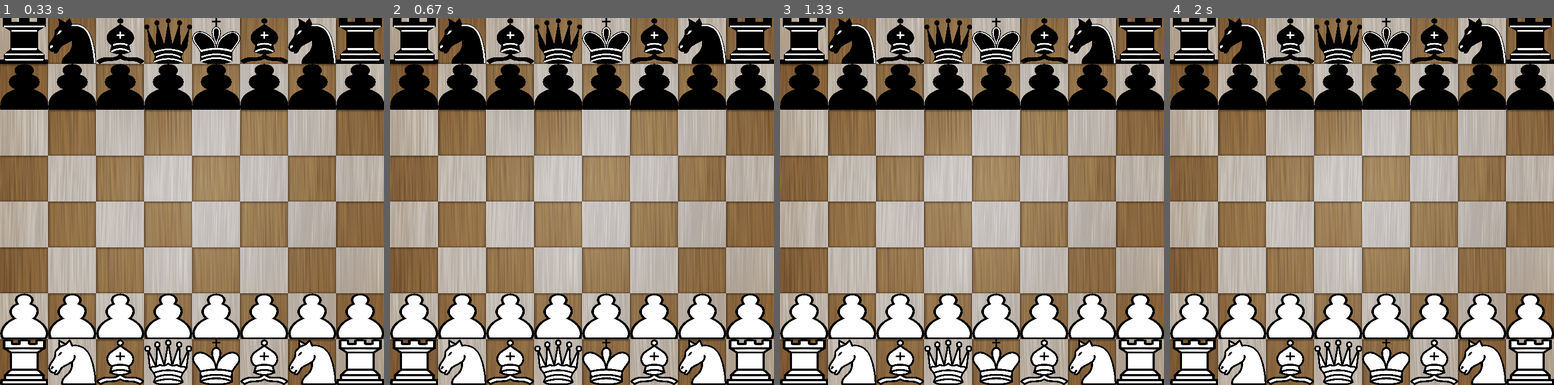
Above: before the commit, frames 1-4 (left to right).
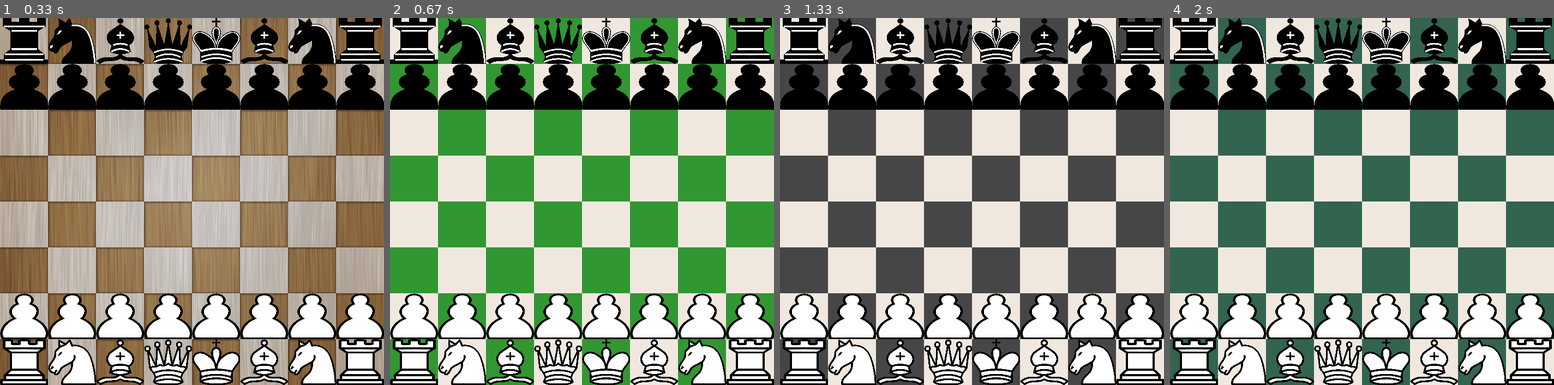
Above: after the commit, the same moments.

Repository: davidcoh464/Chess-pygame
Game: pygame game, started from chess_gui.py
The game is run twice, just before and just after one commit, with the same random seed, the same clock (stepped at 60 frames per second) and the same inputs.
Inputs:
- Up to frame 1 (0.33 s): no input
- Up to frame 2 (0.67 s): tap 1 at 0.33 s
- Up to frame 3 (1.33 s): tap 0 at 0.67 s; tap 2 at 1.1 s
- Up to frame 4 (2 s): tap 3 at 1.7 s

Frame 1 is identical in both runs. In frame 2, 69% of the frame differs, in the area x 0-100%, y 0-100%; in frame 3, 69%; in frame 4, 69%.

Commit message:
add ability for levels (-,+), and ability to change the board color (0-9)

Diff:
--- a/chess_gui.py
+++ b/chess_gui.py
@@ -10,6 +10,19 @@
 BOARD = pg.transform.scale(pg.image.load(os.path.join("Assets", "board.png")), (WIN_WIDTH, WIN_HEIGHT))
 FONT = pg.font.SysFont("Helvitca", 90, bold=True)
 PIECE_IMAGE = {}
+
+KEY_COLOR_MAPPING = {
+    pg.K_0: "image",
+    pg.K_1: LIME_GREEN,
+    pg.K_2: DARK_GRAY,
+    pg.K_3: GREEN_GRAY,
+    pg.K_4: BLUE_GRAY,
+    pg.K_5: RED,
+    pg.K_6: BROWN,
+    pg.K_7: OLIVE,
+    pg.K_8: DARK_PURPLE,
+    pg.K_9: ORANGE
+}
 
 
 def load_screen():
@@ -58,19 +71,30 @@
         valid_moves (List[Tuple[int, int]]): List of coordinates (row, col) representing valid moves.
     """
     surface = pg.Surface(SQ_SIZE)
-    surface.set_alpha(60)
+    surface.set_alpha(120)
     surface.fill(GREEN)
     for move in valid_moves:
         WIN.blit(surface, (move[1] * SQ_SIZE[0], move[0] * SQ_SIZE[1]))
 
 
-def draw_window(chess_engine: ChessEngine):
+def draw_board(selected_color: tuple | str):
+    if selected_color == "image":
+        WIN.blit(BOARD, (0, 0))
+    else:
+        for r in range(DIMENSION):
+            for c in range(DIMENSION):
+                square_color = selected_color if (r+c) % 2 == 1 else WHITE
+                pg.draw.rect(WIN, square_color, pg.Rect(c * SQ_SIZE[0], r * SQ_SIZE[1], SQ_SIZE[0], SQ_SIZE[1]))
+
+
+def draw_window(chess_engine: ChessEngine, selected_color: tuple | str):
     """
     Draw the entire game window, including the chessboard and pieces.
     Args:
         chess_engine (ChessEngine): The instance of the ChessEngine class representing the game state.
+        selected_color (tuple | str): the board color
     """
-    WIN.blit(BOARD, (0, 0))
+    draw_board(selected_color)
     if chess_engine.selected_square != ():
         highlight_selected_square(chess_engine.selected_square)
         if chess_engine.available_moves:
@@ -105,6 +129,7 @@
 
     is_check = False
     game_check_time = 0
+    selected_color = KEY_COLOR_MAPPING.get(pg.K_0)
 
     while run:
         clock.tick(FPS)
@@ -121,6 +146,19 @@
             elif event.type == pg.KEYDOWN:
                 if event.key == pg.K_q:
                     chess_engine.undo_move()
+
+                elif event.key == pg.K_EQUALS:
+                    depth = chess_engine.increase_depth()
+                    draw_text(f"{depth}")
+
+                elif event.key == pg.K_MINUS:
+                    depth = chess_engine.decrease_depth()
+                    draw_text(f"{depth}")
+
+                elif event.key in KEY_COLOR_MAPPING:
+                    selected_color = KEY_COLOR_MAPPING[event.key]
+                    chess_engine.board_change = True
+
             elif not chess_engine.is_ai_turn() and event.type == pg.MOUSEBUTTONDOWN:
                 chess_engine.on_board_click((event.pos[1] // SQ_SIZE[1], event.pos[0] // SQ_SIZE[0]))
 
@@ -132,7 +170,7 @@
                 is_check = False
 
         if chess_engine.board_change:
-            draw_window(chess_engine)
+            draw_window(chess_engine, selected_color)
             chess_engine.board_change = False
 
         if chess_engine.moving_update:
